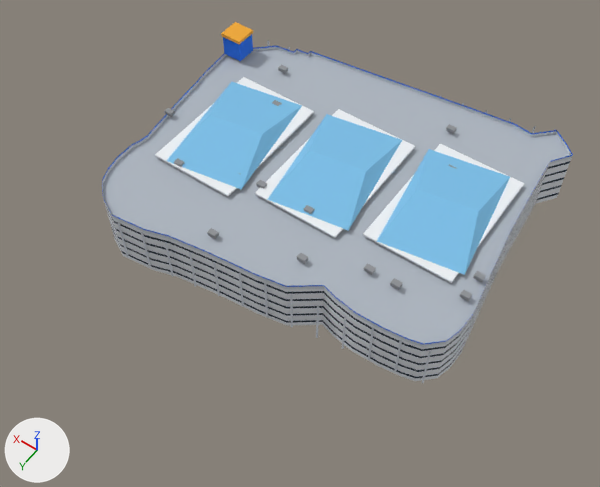
Renders of the glTF model public/models/landmark/mal-ska-lod0.glb from each side of a commit.
The view is the same before and after, from a 50 mm lens placed at (-113.0, 179.0, 248.0), pointed at (-2.0, 24.0, 4.0). Arrows for +X, +Y and +Z are at lower left; the lights stay in place. The picture after the commit comes second. Vertices at exactly the same position are counted once.

The first picture shows 'mal-ska_LOD0'.
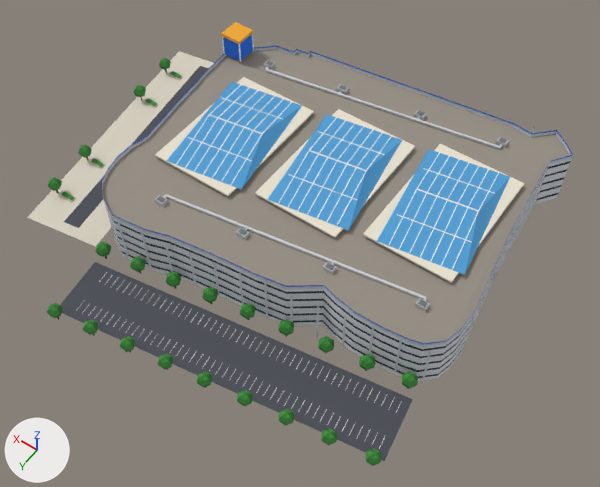
Commit message: feat(landmark): Mal SKA dibentuk ulang mengikuti gambar rujukan Flow

What differs and where, as boxes [x1, y1, x2, y2] in the pictures (600 x 487 px; the box of a moved part takes in the faces that stretch with it):
'mal-ska_LOD0', reshaped (16% wider, 23% taller): before [102, 22, 573, 383]; after [27, 22, 573, 466]
part 1 of me_mal_ska_lod0, moved or reshaped: before [446, 124, 457, 134]; after [496, 137, 509, 148]
part 2 of me_mal_ska_lod0, moved or reshaped: before [448, 164, 457, 169]; after [499, 137, 507, 143]
part 3 of me_mal_ska_lod0, moved or reshaped: before [278, 65, 288, 73]; after [414, 110, 426, 120]
part 4 of me_mal_ska_lod0, moved or reshaped: before [304, 205, 315, 214]; after [417, 110, 425, 116]
part 5 of me_mal_ska_lod0, moved or reshaped: before [272, 100, 282, 106]; after [337, 84, 349, 94]
part 6 of me_mal_ska_lod0, deleted: before [164, 108, 486, 301]
part 7 of me_mal_ska_lod0, built on: before [174, 158, 184, 167]; after [27, 33, 502, 466]
part 8 of me_mal_ska_lod0, recoloured: [103, 49, 570, 345] in both

The edits, one by one:
me_mal_ska_lod0 is used by ob_mal_ska_lod0; location (0.0, 0.0, 0.0).
me_mal_ska_lod0 had 1322 vertices, 2228 faces and spanned x -72.7..76.8, y -64.7..65.6, z 0.0..34.3.
me_mal_ska_lod0 now has 2950 vertices, 4036 faces and spans x -72.7..111.0, y -64.7..100.9, z 0.0..34.3.
me_mal_ska_lod0 part 1: the loose piece of 8 vertices spanning x -27.5..-24.3, y -42.7..-40.5, z 23.9..25.5 is scaled about its middle by (1.19, 1.18, 1.12), then moved by (-18.7, -6.2, -1.3).
me_mal_ska_lod0 part 2: the loose piece of 8 vertices spanning x -37.9..-34.7, y -24.2..-22.0, z 23.9..25.5 is scaled about its middle by (0.812, 0.818, 0.219), then moved by (-8.3, -24.7, -0.2).
me_mal_ska_lod0 part 3: the loose piece of 8 vertices spanning x 45.2..48.4, y -33.4..-31.2, z 23.9..25.5 is scaled about its middle by (1.19, 1.18, 1.12), then moved by (-58.7, -10.2, -1.3).
me_mal_ska_lod0 part 4: the loose piece of 8 vertices spanning x -6.7..-3.5, y 22.1..24.3, z 23.9..25.5 is scaled about its middle by (0.813, 0.818, 0.219), then moved by (-6.7, -65.7, -0.2).
me_mal_ska_lod0 part 5: the loose piece of 8 vertices spanning x 34.8..38.0, y -14.9..-12.7, z 23.9..25.5 is scaled about its middle by (1.19, 1.18, 1.12), then moved by (-15.5, -23.6, -1.3).
me_mal_ska_lod0 part 6: 8 loose pieces with 64 vertices, spanning x -69.1..69.2, y 12.8..52.0, z 23.9..25.5, are deleted.
me_mal_ska_lod0 part 7: 8 vertices removed from x 45.2..48.4, y 31.3..33.5, z 23.9..25.5; 1700 vertices added at x -72.2..111.0, y -47.8..100.9, z 0.0..32.9.
me_mal_ska_lod0 part 8: 94 kept faces spanning x -72.7..72.8, y -64.7..64.8, z 22.5..28.7 get new vertex colours.
Other edits to the shape of me_mal_ska_lod0 do not show in these pictures.
